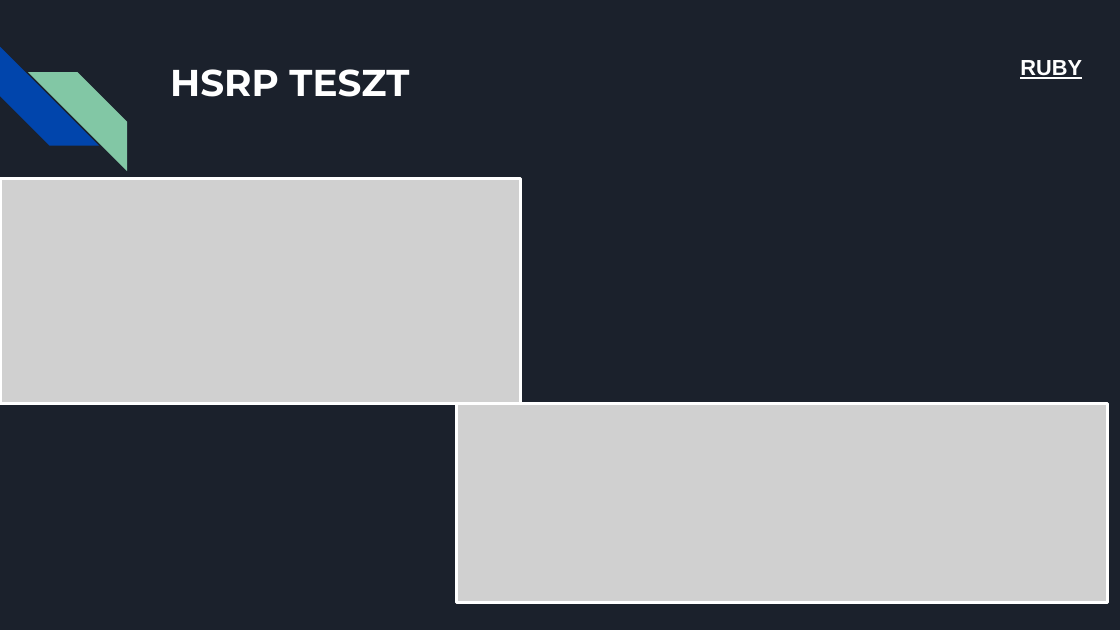
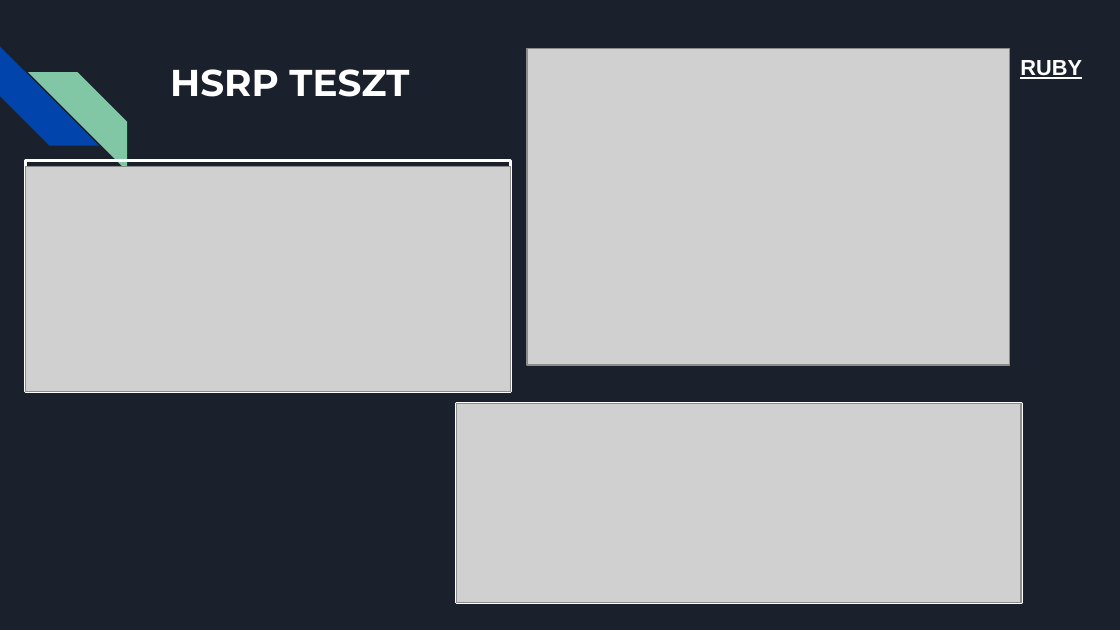
Before and after one commit to XRX265/DotNyetWork, a slide deck: slide 14 of Cím nélküli prezentáció (5).pptx (slide 13 before the commit). Drawn at 1120x630 pixels with LibreOffice and Linux fonts; fonts in the diff are those of the drawing; grey boxes stand for pictures. Boxes give left, top, right and bottom in pixels: in the first picture for what was removed or moved away, otherwise in the second. Text is boxed around its words. In the diff, an @@ line names an element or a change of style, - is before the commit and + after.

```diff
--- a/Cím nélküli prezentáció (5).pptx
+++ b/Cím nélküli prezentáció (5).pptx
@@ picture added at (528,48,1010,365) @@
@@ rectangle: place and size @@
-rectangle at (0,179,521,404)
+rectangle at (26,160,511,392)
@@ picture: place and size @@
-picture at (0,179,521,404)
+picture at (26,167,511,392)
@@ rectangle: place and size @@
-rectangle at (457,404,1108,604)
+rectangle at (457,404,1021,604)
@@ picture: place and size @@
-picture at (457,404,1108,604)
+picture at (457,404,1021,604)
```
Also in this commit, not shown: 5 other slides changed, 3 slides added.
